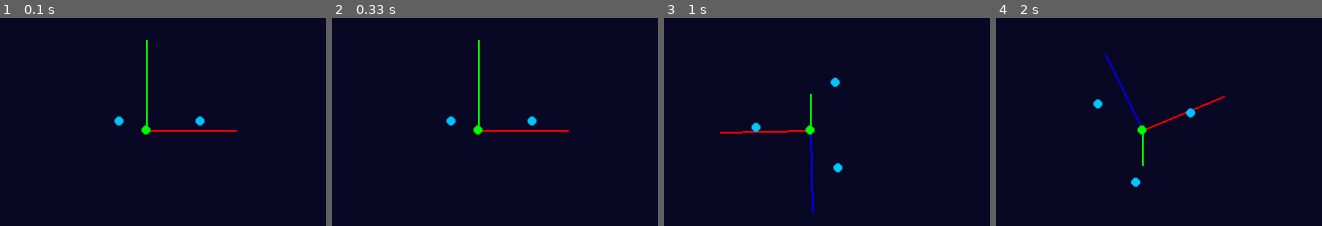
Above: before the commit, frames 1-4 (left to right).
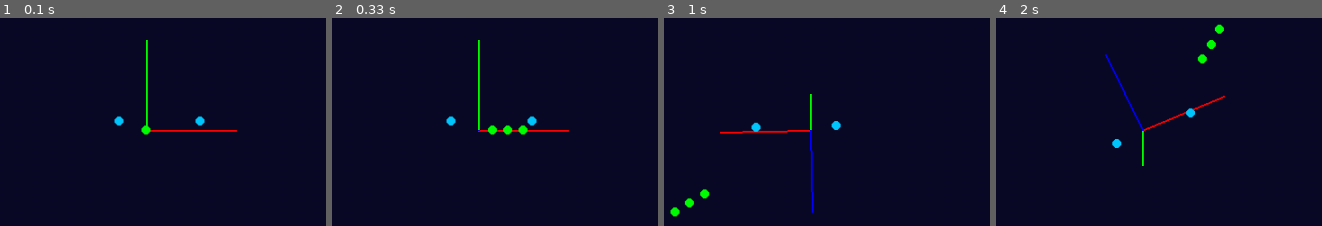
Above: after the commit, the same moments.

Repository: AndreiNekrasOn/aim
Game: pygame game, started from examples/resource_pool_visualization_demo.py
Two runs of this game, one before a commit and one after it. Both use one fixed random seed, a clock stepped at 60 frames per second and the inputs below.
Inputs (mouse positions are in pixels of both pictures, inside the frame that each line leads up to):
- Up to frame 1 (0.1 s): no input
- Up to frame 2 (0.33 s): no input
- Up to frame 3 (1 s): press the mouse at (outside the picture) at 0.37 s; move the mouse to (745, 201) at 0.47 s; release the mouse at (outside the picture) at 0.6 s; press the mouse at (outside the picture) at 0.7 s; move the mouse to (outside the picture) at 0.8 s; release the mouse at (outside the picture) at 0.93 s
- Up to frame 4 (2 s): press the mouse at (outside the picture) at 1.1 s; move the mouse to (1038, 165) at 1.2 s; move the mouse to (1152, 196) at 1.3 s; release the mouse at (1152, 196) at 1.33 s; press the mouse at (outside the picture) at 1.5 s; move the mouse to (outside the picture) at 1.6 s; release the mouse at (outside the picture) at 1.73 s; press the mouse at (outside the picture) at 1.9 s

Frame 1 is identical in both runs. In frame 2, 0.4% of the frame differs, in the area x 43-61%, y 51-57%; in frame 3, 0.8%, in the area x 1-55%, y 28-96%; in frame 4, 0.8%.

Commit message:
fix move single agent, blocks double spawning in examples, remove test_collision_Space from tests due to expensive

Diff:
--- a/aim/blocks/move.py
+++ b/aim/blocks/move.py
@@ -5,9 +5,9 @@
 
 class MoveBlock(BaseBlock):
     """
-    Moves agents from start_position to target_position in a NoCollisionSpace.
-    Does NOT eject agents when movement is complete -- must use MoveExit or similar.
-    Enforces one agent per tick.
+    Moves agents from start_position to target_position in a space.
+    Agents are registered with the space and move toward their target.
+    When movement is complete, agents are ejected to the next block.
     """
 
     def __init__(
@@ -19,27 +19,27 @@
         """
         Initialize MoveBlock.
         :param simulator: Simulator instance.
-        :param space_name: Name of NoCollisionSpace to use.
+        :param space_name: Name of space to use.
         :param speed: Default speed for agents (can be overridden per agent).
         """
         super().__init__(simulator)
         self.space_name = space_name
         self.space = simulator.get_space(space_name)
         self.default_speed = speed
-        self._agent_entered_this_tick = False
 
     def take(self, agent: BaseAgent) -> None:
         """
         Place agent in space at start_position.
-        Expects agent to have .start_position and .target_position attributes.
+        Expects agent to have .start_position and .target_position attributes,
+        or on_enter callback to set them.
         """
-        if self._agent_entered_this_tick:
-            raise RuntimeError(f"MoveBlock: only one agent per tick allowed.")
+        # Call on_enter callback first to allow it to set start_position and target_position
+        agent._enter_block(self)
+        if self.on_enter is not None:
+            self.on_enter(agent)
 
         if not hasattr(agent, 'start_position') or not hasattr(agent, 'target_position'):
             raise RuntimeError("Agent must have start_position and target_position attributes.")
-
-        self._agent_entered_this_tick = True
 
         initial_state = {
             "start_position": agent.start_position,
@@ -50,18 +50,12 @@
         if not self.space.register(agent, initial_state):
             raise RuntimeError(f"MoveBlock: agent {id(agent)} rejected by space")
 
-        agent._enter_block(self)
-        if self.on_enter is not None:
-            self.on_enter(agent)
-
         self._agents.append(agent)
 
     def _tick(self) -> None:
         """
         Advance space -- and eject agents that have completed movement.
         """
-        self._agent_entered_this_tick = False
-
         completed_agents = []
         for agent in self._agents:
             if self.space.is_movement_complete(agent):
--- a/examples/resource_pool_visualization_demo.py
+++ b/examples/resource_pool_visualization_demo.py
@@ -10,7 +10,7 @@
 from aim.blocks.source import SourceBlock
 from aim.blocks.delay import DelayBlock
 from aim.blocks.move import MoveBlock
-from aim.spaces.no_collision_space import NoCollisionSpace
+from aim.spaces.collision_space import CollisionSpace
 from aim.visualization import Pygame3DViewer
 
 class OrderAgent(BaseAgent):
@@ -24,8 +24,10 @@
         self.packing_location = (-5, 0, -5)     # Go to packing station
         self.current_stage = "queue"            # Track current stage for visualization
         self.color = (0, 255, 0)
+        self.speed = 1.0
 
     def on_enter_block(self, block):
+        print(block)
         # Set position based on current stage for visualization
         if "Queue" in str(type(block)):
             self.space_state["position"] = self.dispatch_location
@@ -60,30 +62,33 @@
     sim = Simulator(max_ticks=100)
 
     # Create a NoCollisionSpace for spatial movement
-    warehouse_space = NoCollisionSpace()
+    warehouse_space = CollisionSpace(obstacles=[])
 
     # Create a Pygame 3D viewer
     viewer = Pygame3DViewer(sim, width=1000, height=700)
     sim.viewer = viewer
 
+
+    agents = [
+            ResourceAgent(resource_id="worker_1", resource_type="worker"),
+            ResourceAgent(resource_id="worker_2", resource_type="worker"),
+            ResourceAgent(resource_id="worker_3", resource_type="worker")
+    ]
     # Create a ResourcePool with 3 worker resources
     worker_pool = ResourcePool(
         name="warehouse_workers",
         simulator=sim,
         resource_type="worker",
-        initial_resources=[
-            ResourceAgent(resource_id="worker_1", resource_type="worker"),
-            ResourceAgent(resource_id="worker_2", resource_type="worker"),
-            ResourceAgent(resource_id="worker_3", resource_type="worker")
-        ]
+        initial_resources=agents # adds agents to simulator
     )
 
     # Set initial positions for worker resources (in a circle around dispatch area)
     for i, resource in enumerate(worker_pool.available_resources):
         angle = 2 * math.pi * i / 3
         x = 3 * math.cos(angle)
-        z = 3 * math.sin(angle)
+        z = 0
         resource.space_state["position"] = (x, 0.5, z)  # Y=0.5 to make them visible above floor
+        resource.space_state["start_position"] = (x, 0.5, z)  # Y=0.5 to make them visible above floor
 
     # Register the space with the simulator
     sim.add_space("warehouse", warehouse_space)
@@ -93,8 +98,9 @@
     source = SourceBlock(
         simulator=sim,
         agent_class=OrderAgent,
-        spawn_schedule=lambda tick: 1 if tick % 4 == 0 and tick <= 40 else 0  # Spawn orders every 4 ticks
+        spawn_schedule=lambda tick: 1 if tick < 3 else 0  # Spawn orders every 4 ticks
     )
+
 
     # 2. Queue: Orders wait for workers
     queue = QueueBlock(simulator=sim)
@@ -121,6 +127,7 @@
     completed_orders = SinkBlock(simulator=sim)
 
     # Connect the blocks in the process flow
+    # Note: Blocks auto-register with simulator on creation, no need to call sim.add_block()
     source.connect(queue)
     queue.connect(acquire_worker)
     acquire_worker.connect(go_to_shelf)
@@ -158,11 +165,13 @@
 
     # Set up callbacks
     go_to_shelf.on_enter = on_going_to_shelf
+    go_to_shelf.on_exit = lambda _: print("hello")
     picking_time.on_enter = on_shelf_arrival
     go_to_packing.on_enter = on_going_to_packing
     packing_time.on_enter = on_packing_arrival
 
     # Connect the remaining blocks
+    acquire_worker.connect(go_to_shelf)
     go_to_shelf.connect(picking_time)
     picking_time.connect(go_to_packing)
     go_to_packing.connect(packing_time)
Renamed: tests/integration/test_collision_space.py -> tests/integration/_test_collision_space.py
